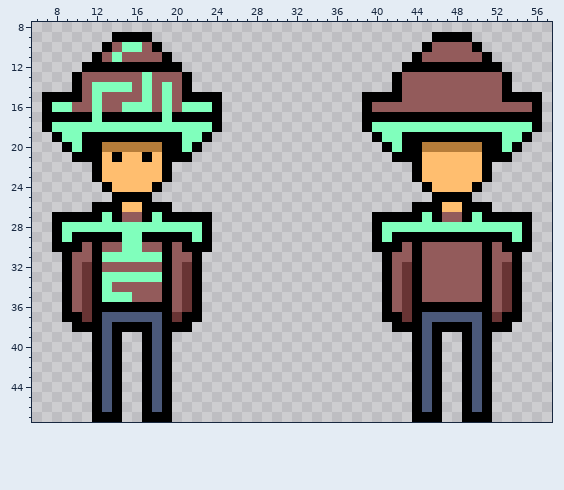
Pixel-art sprite -- MechanicalSoldier.png. The picture above was drawn from the file before the commit.
The file is 64x48 pixels. Shown: x 6..57, y 8..47.
After:
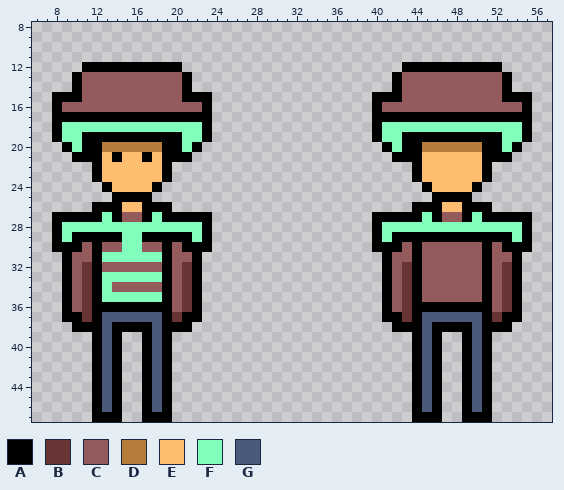
Palette (. is transparent): A #000000  B #683434  C #935b5b  D #b67d3a  E #ffbe6f  F #80ffbc  G #4b597a
From old to new:
y 9: x 14..17 AAAA -> ....; x 46..49 AAAA -> ....
y 10: x 13..18 ACFFCA -> ......; x 45..50 ACCCCA -> ......
y 11: x 12..19 ACFCCCCA -> ........; x 44..51 ACCCCCCA -> ........
y 13: x 17 F -> C
y 14: x 12..15 FFFF -> CCCC; x 17 F -> C; x 19 F -> C
y 15: x 7 A -> .; x 12 F -> C; x 17 F -> C; x 19 F -> C; x 24 A -> .; x 39 A -> .; x 56 A -> .
y 16: x 7..9 AFF -> .AC; x 12 F -> C; x 15..17 FFF -> CCC; x 19 F -> C; x 21..24 FFFA -> CCA.; x 39..40 AC -> .A; x 55..56 CA -> A.
y 17: x 7 A -> .; x 12 F -> A; x 19 F -> A; x 24 A -> .; x 39 A -> .; x 56 A -> .
y 18: x 7..8 AF -> .A; x 23..24 FA -> A.; x 39..40 AF -> .A; x 55..56 FA -> A.
y 35: x 16..18 CCC -> FFF
Changed places in both pictures, as pixel boxes (x1, y1, x2, y2):
changed: (42, 32, 222, 132)
changed: (362, 32, 542, 132)
changed: (132, 292, 162, 302)
